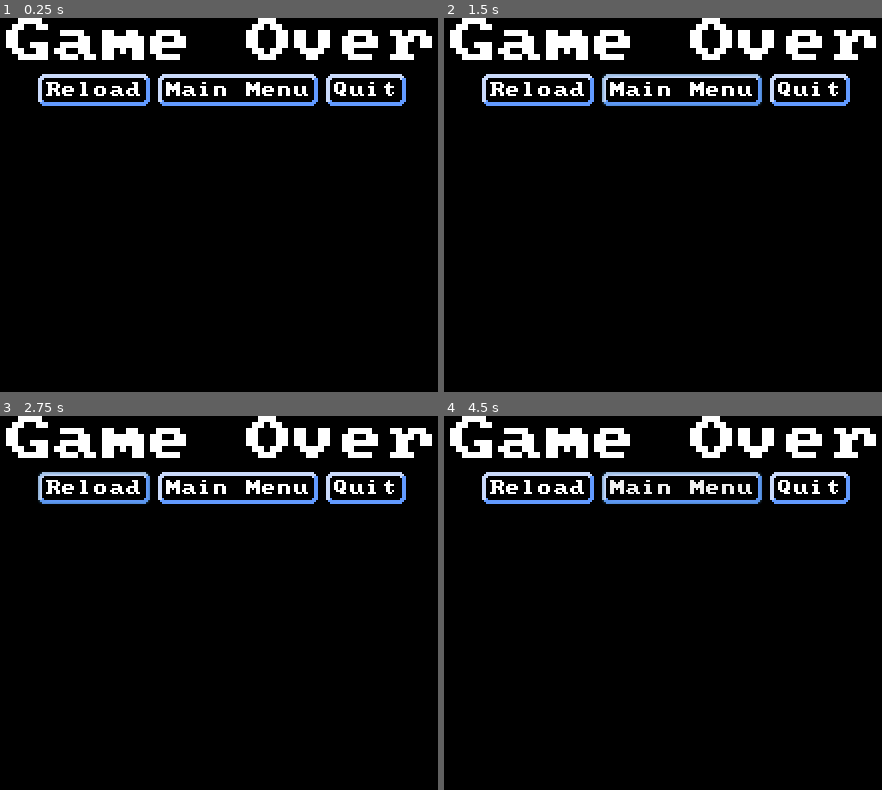
Above: before the commit, frames 1-4 (two rows, left to right).
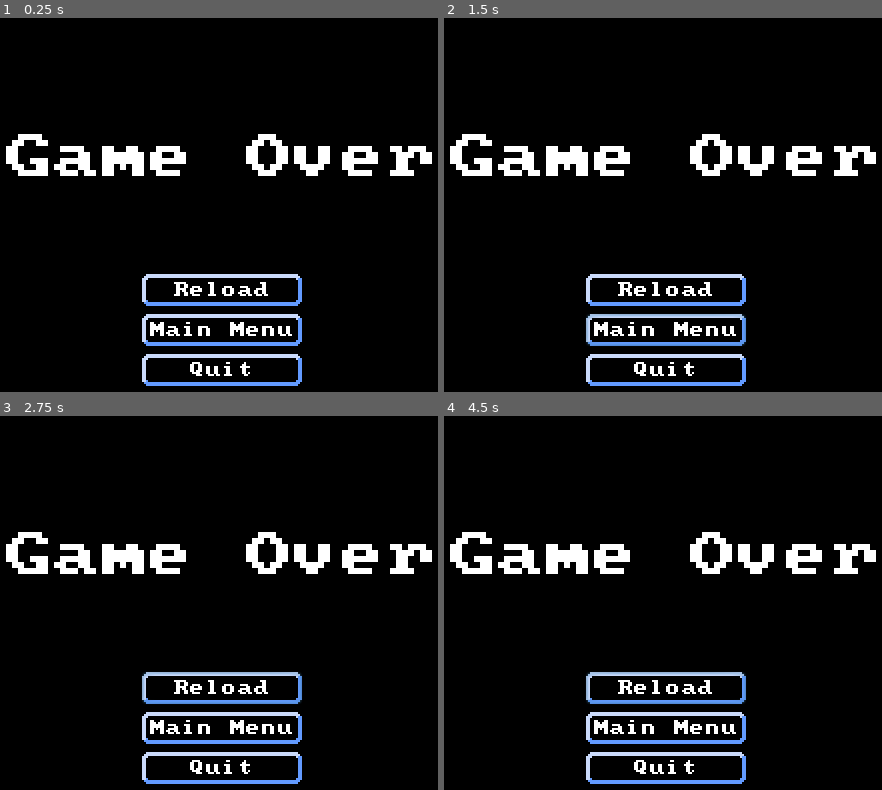
Above: after the commit, the same moments.

Repository: AaronWizard/ShapeFight
Game: Godot game, scene res://GameOver.tscn
The game is run twice, just before and just after one commit, with the same random seed, the same clock (stepped at 60 frames per second) and the same inputs. This scene is started directly instead of the project's main scene.
Inputs (mouse positions are in pixels of both pictures, inside the frame that each line leads up to):
- Up to frame 1 (0.25 s): no input
- Up to frame 2 (1.5 s): tap Enter at 0.5 s; move the mouse to (807, 197) at 0.52 s; press the mouse at (807, 197) at 0.53 s; hold Right (move_east) 0.53-1.25 s; release the mouse at (807, 197) at 1.25 s; click "Main Menu" at 1.25 s
- Up to frame 3 (2.75 s): click "Reload" at 2 s
- Up to frame 4 (4.5 s): move the mouse to (535, 636) at 2.77 s; hold Down (move_south) 2.78-3.53 s; click (535, 636) at 2.85 s; move the mouse to (728, 528) at 3.52 s; press the mouse at (728, 528) at 3.53 s; hold Right (move_east) 3.53-4.28 s; move the mouse to (632, 696) at 4.27 s; release the mouse at (632, 696) at 4.28 s; hold Up (move_north) from 4.28 s (still down); click (632, 696) at 4.35 s

The runs differ from the first frame. In frame 1, 14% of the frame differs, in the area x 1-99%, y 0-99%; in frame 2, 14%; in frame 3, 14%; in frame 4, 14%.

Commit message:
Game over screen layout

Diff:
--- a/GameOver.tscn
+++ b/GameOver.tscn
@@ -7,45 +7,58 @@
 [node name="GameOver" type="VBoxContainer"]
 anchor_right = 1.0
 anchor_bottom = 1.0
+margin_left = 16.0
+margin_top = 16.0
+margin_right = -16.0
+margin_bottom = -16.0
 theme = ExtResource( 1 )
 script = ExtResource( 2 )
 
 [node name="CenterContainer" type="CenterContainer" parent="."]
-margin_right = 320.0
-margin_bottom = 24.0
-size_flags_stretch_ratio = 3.0
+margin_right = 288.0
+margin_bottom = 108.0
+size_flags_horizontal = 3
+size_flags_vertical = 3
 
 [node name="GameOverText" type="Label" parent="CenterContainer"]
-margin_left = 52.0
-margin_right = 268.0
-margin_bottom = 24.0
+margin_left = 36.0
+margin_top = 42.0
+margin_right = 252.0
+margin_bottom = 66.0
+size_flags_vertical = 1
 custom_fonts/font = ExtResource( 3 )
 text = "Game Over"
 align = 1
 valign = 1
 
-[node name="ButtonMenu" type="HBoxContainer" parent="."]
-margin_top = 28.0
-margin_right = 320.0
-margin_bottom = 48.0
+[node name="ButtonMenu" type="VBoxContainer" parent="."]
+margin_left = 104.0
+margin_top = 112.0
+margin_right = 184.0
+margin_bottom = 168.0
+size_flags_horizontal = 4
+size_flags_vertical = 8
 alignment = 1
 
 [node name="Reload" type="Button" parent="ButtonMenu"]
-margin_left = 68.0
-margin_right = 123.0
-margin_bottom = 20.0
+margin_right = 80.0
+margin_bottom = 16.0
+size_flags_vertical = 0
 text = "Reload"
 
 [node name="MainMenu" type="Button" parent="ButtonMenu"]
-margin_left = 127.0
-margin_right = 207.0
-margin_bottom = 20.0
+margin_top = 20.0
+margin_right = 80.0
+margin_bottom = 36.0
+size_flags_horizontal = 4
+size_flags_vertical = 0
 text = "Main Menu"
 
 [node name="Quit" type="Button" parent="ButtonMenu"]
-margin_left = 211.0
-margin_right = 251.0
-margin_bottom = 20.0
+margin_top = 40.0
+margin_right = 80.0
+margin_bottom = 56.0
+size_flags_vertical = 0
 text = "Quit"
 [connection signal="pressed" from="ButtonMenu/Reload" to="." method="_on_Reload_pressed"]
 [connection signal="pressed" from="ButtonMenu/MainMenu" to="." method="_on_MainMenu_pressed"]
